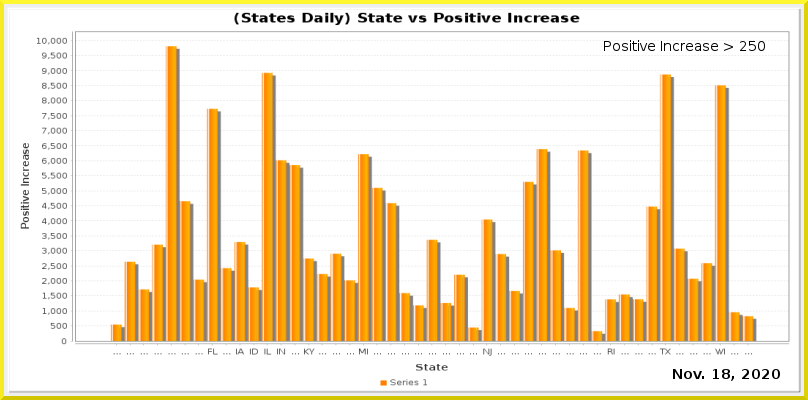
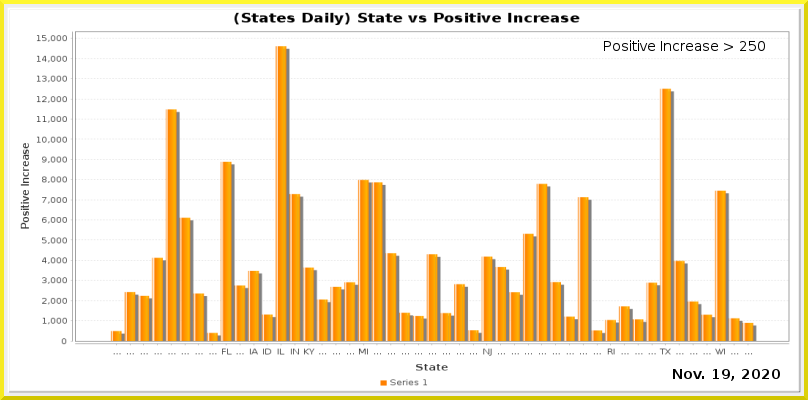
Revision of a layered 808 × 400 image; what changed, layer by layer:
painted on "Current Date" over [722, 369, 730, 379]
painted on "Date_vs_TestIncrease.png" over [36, 35, 789, 355]
